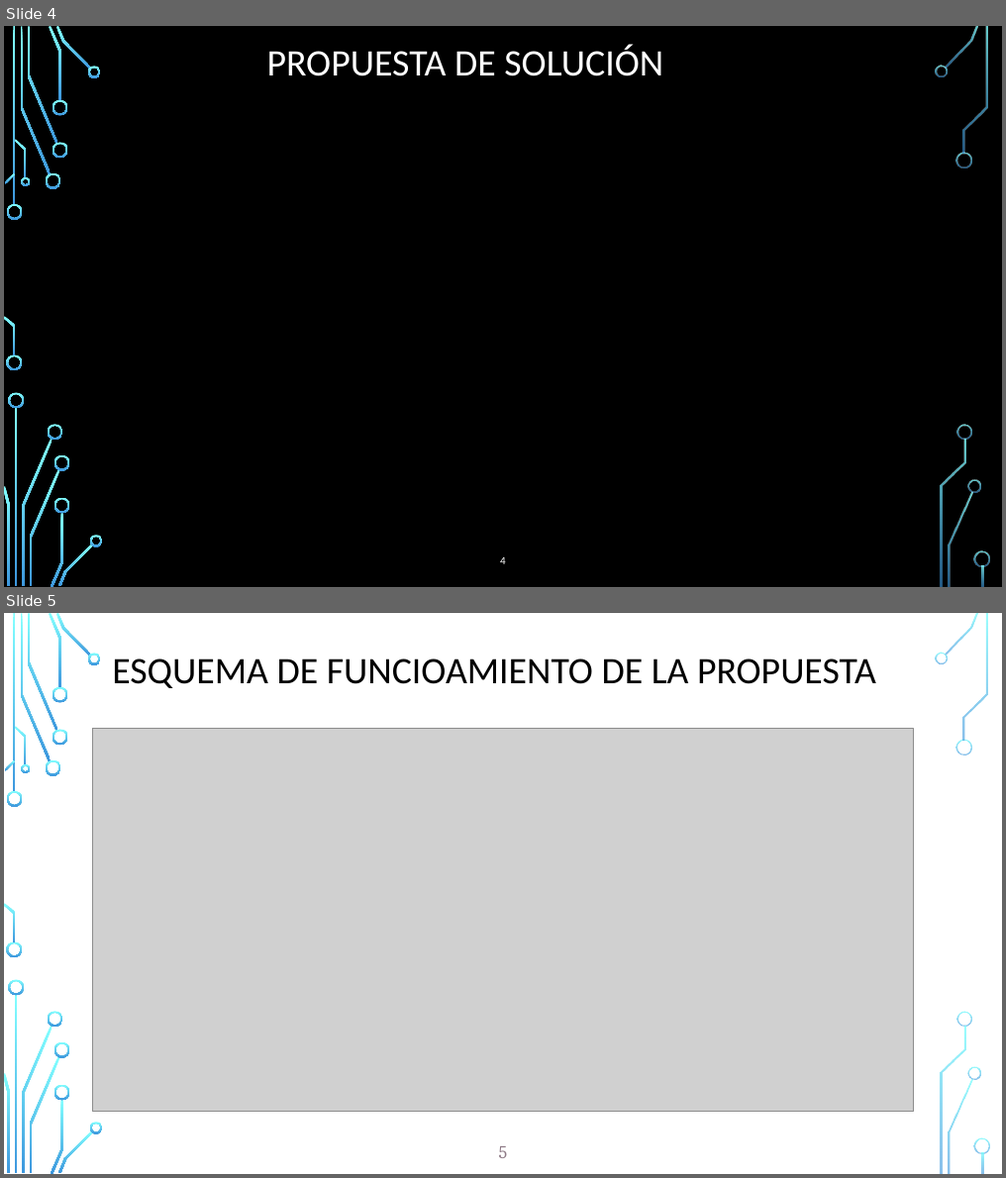
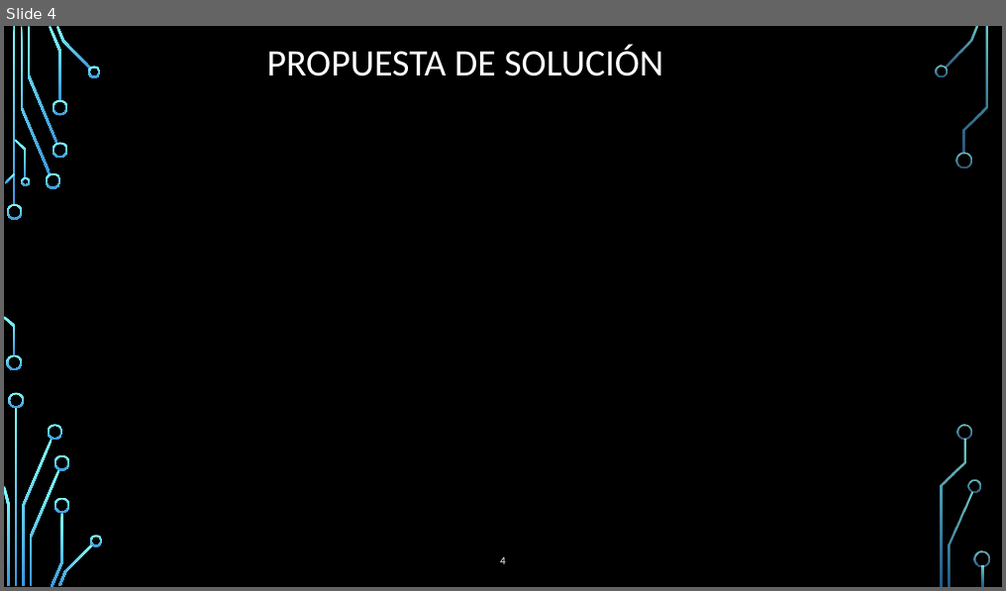
Before and after one commit to karin-romero/WT-Project, a slide deck: group3/Grupo 3 - Proyecto v2.pptx. Shown one above the other, each under a label of ours: slides 4 and 5 before the commit, slide 4 after it. The pictures are 1006x1178 and 1006x591 pixels, drawn with LibreOffice and Linux fonts; fonts in the diff are those of the drawing; grey boxes stand for pictures; background and template pictures are left out. Boxes give left, top, right and bottom in pixels: in the first picture for what was removed or moved away, otherwise in the second. Text is boxed around its words. In the diff, an @@ line names an element or a change of style, - is before the commit and + after.

```diff
--- a/group3/Grupo 3 - Proyecto v2.pptx
+++ b/group3/Grupo 3 - Proyecto v2.pptx
@@ slide 5 removed at [4,613,1002,1174], background picture (left out); not listed: 36 template elements that a slide beside it also shows @@
@@ title removed at [112,659,876,688] @@
-ESQUEMA DE FUNCIOAMIENTO DE LA PROPUESTA
@@ picture removed at [93,729,914,1112] @@
@@ page number removed at [499,1147,508,1158] @@
-5
```
Also in this commit, not shown: 1 slide changed.
